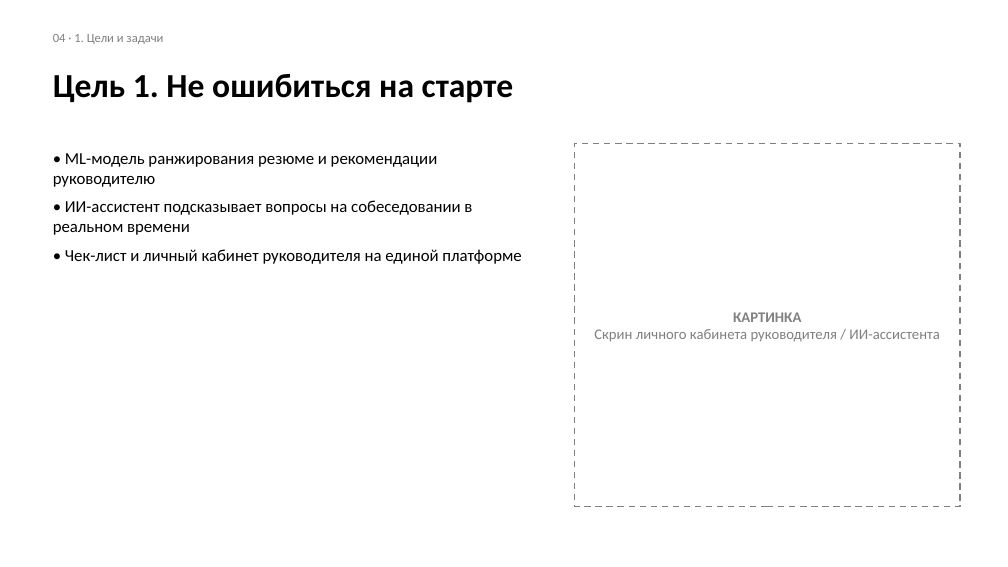
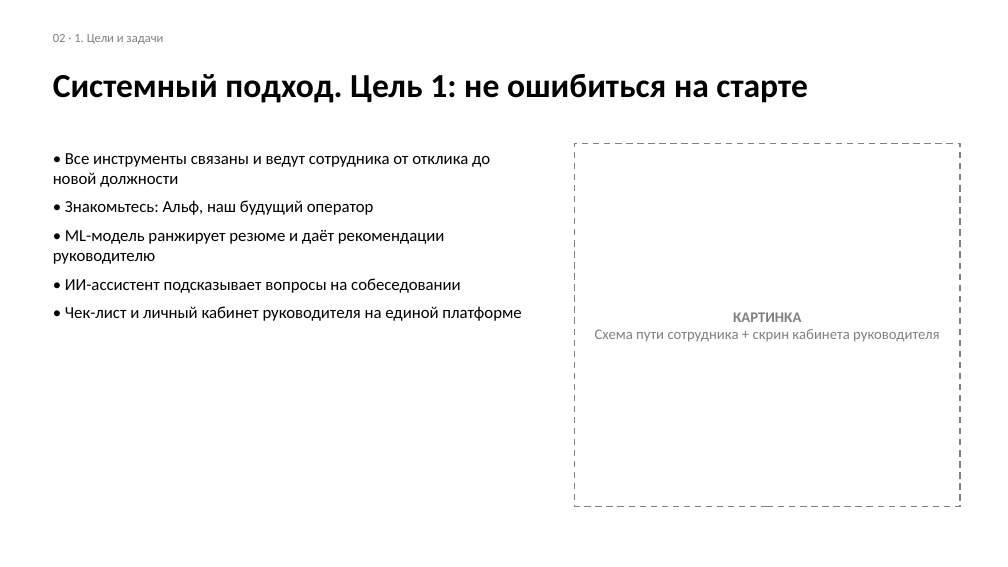
Before and after one commit to sdsds113/aboba, a slide deck: slide 2 of Шаблон_презентации_ХГ_2026.pptx (slide 4 before the commit). Drawn at 1008x567 pixels with LibreOffice and Linux fonts; fonts in the diff are those of the drawing. Boxes give left, top, right and bottom in pixels: in the first picture for what was removed or moved away, otherwise in the second. Text is boxed around its words. In the diff, an @@ line names an element or a change of style, - is before the commit and + after.

```diff
--- a/Шаблон_презентации_ХГ_2026.pptx
+++ b/Шаблон_презентации_ХГ_2026.pptx
@@ text at <box>53,34,163,44</box>: text changed @@
-04 · 1. Цели и задачи
+02 · 1. Цели и задачи
@@ text at <box>53,74,808,103</box>: text changed @@
-Цель 1. Не ошибиться на старте
+Системный подход. Цель 1: не ошибиться на старте
@@ text at <box>53,153,490,293</box>: text changed @@
-• ML-модель ранжирования резюме и рекомендации руководителю
-• ИИ-ассистент подсказывает вопросы на собеседовании в реальном времени
+• Все инструменты связаны и ведут сотрудника от отклика до новой должности
+• Знакомьтесь: Альф, наш будущий оператор
+• ML-модель ранжирует резюме и даёт рекомендации руководителю
+• ИИ-ассистент подсказывает вопросы на собеседовании
@@ text in rectangle at <box>595,329,939,342</box>: text changed @@
-Скрин личного кабинета руководителя / ИИ-ассистента
+Схема пути сотрудника + скрин кабинета руководителя
```
Also in this commit, not shown: 11 other slides changed, 14 slides removed.
